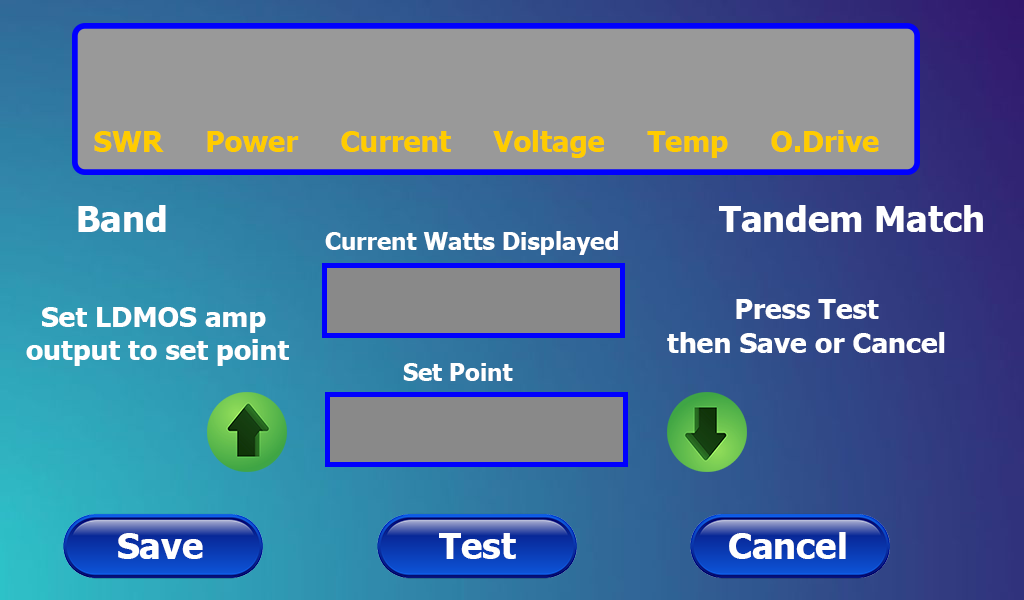
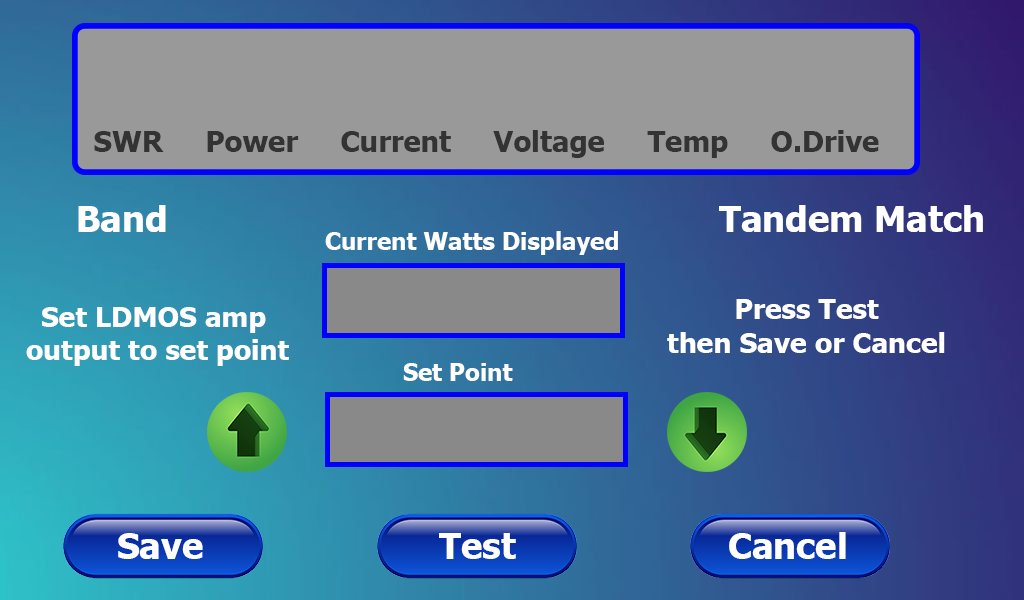
The second 1024x600 image is a revision of the first. Changes to its layers:
painted on "SWR Power Current Voltage Temp O.Drive" over (x1=94, y1=130, x2=879, y2=158)